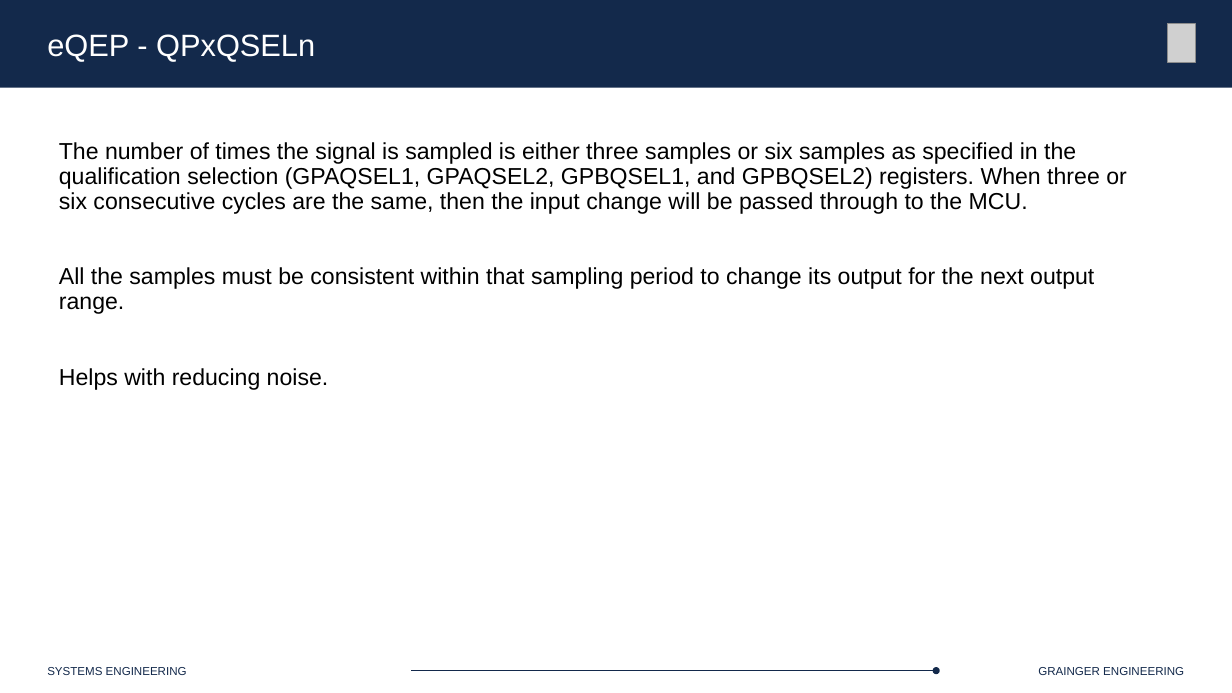
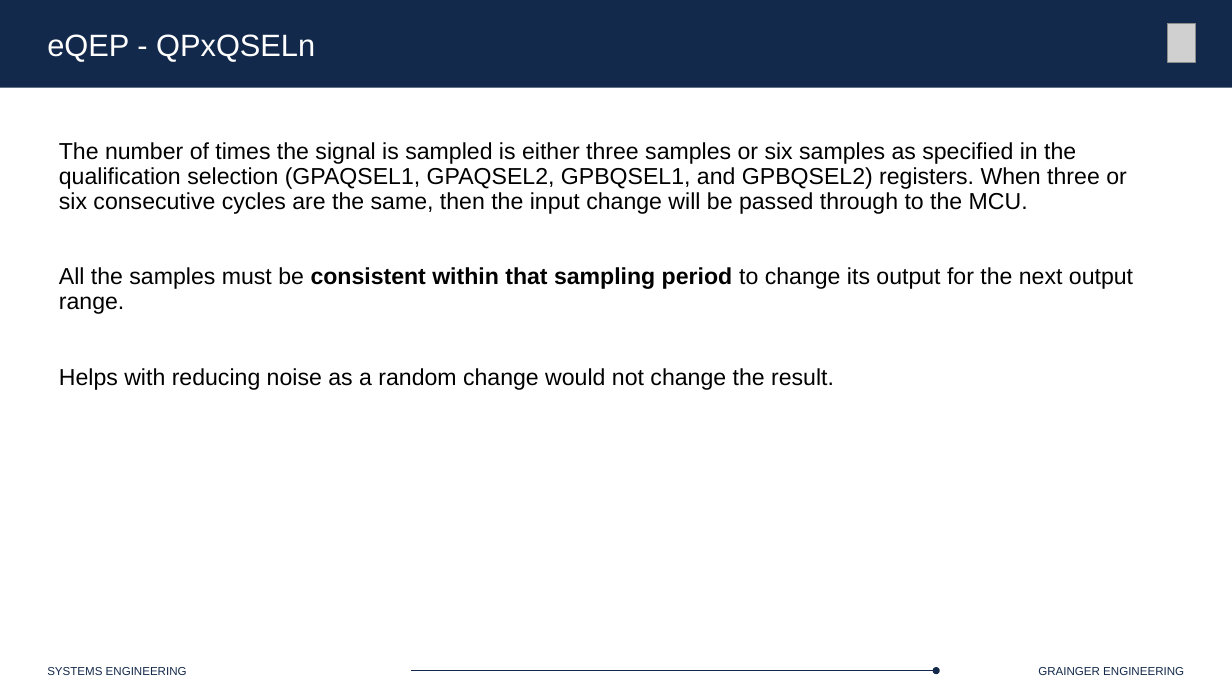
Before and after one commit to Marius-Juston/SE-423---Class-Material, a slide deck: slide 26 of Lectures/Slides/L6.pptx (slide 28 before the commit). Drawn at 1232x693 pixels with LibreOffice and Linux fonts; fonts in the diff are those of the drawing; grey boxes stand for pictures. Boxes give left, top, right and bottom in pixels: in the first picture for what was removed or moved away, otherwise in the second. Text is boxed around its words. In the diff, an @@ line names an element or a change of style, - is before the commit and + after.

```diff
--- a/Lectures/Slides/L6.pptx
+++ b/Lectures/Slides/L6.pptx
@@ text at (59, 267, 1133, 314): bold on in "consistent within that sampling period" @@
@@ text at (59, 368, 834, 390): text changed @@
-Helps with reducing noise.
+Helps with reducing noise as a random change would not change the result.
```
Also in this commit, not shown: 9 other slides changed, 15 slides added, 1 other file.
